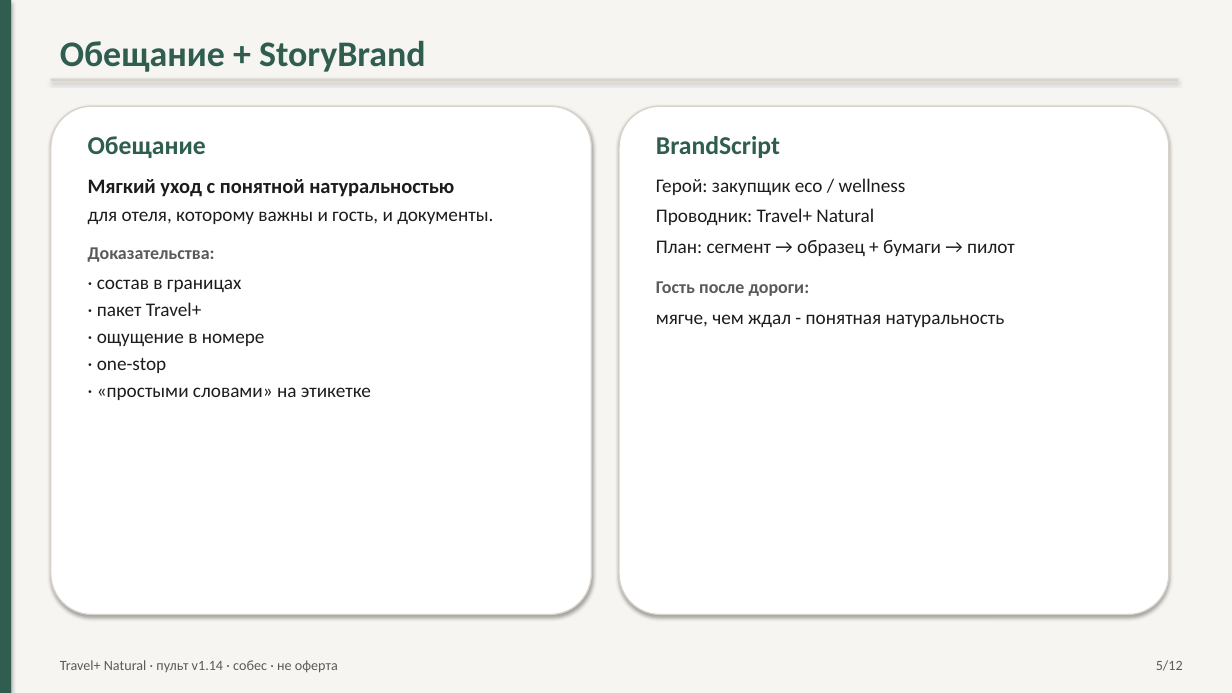
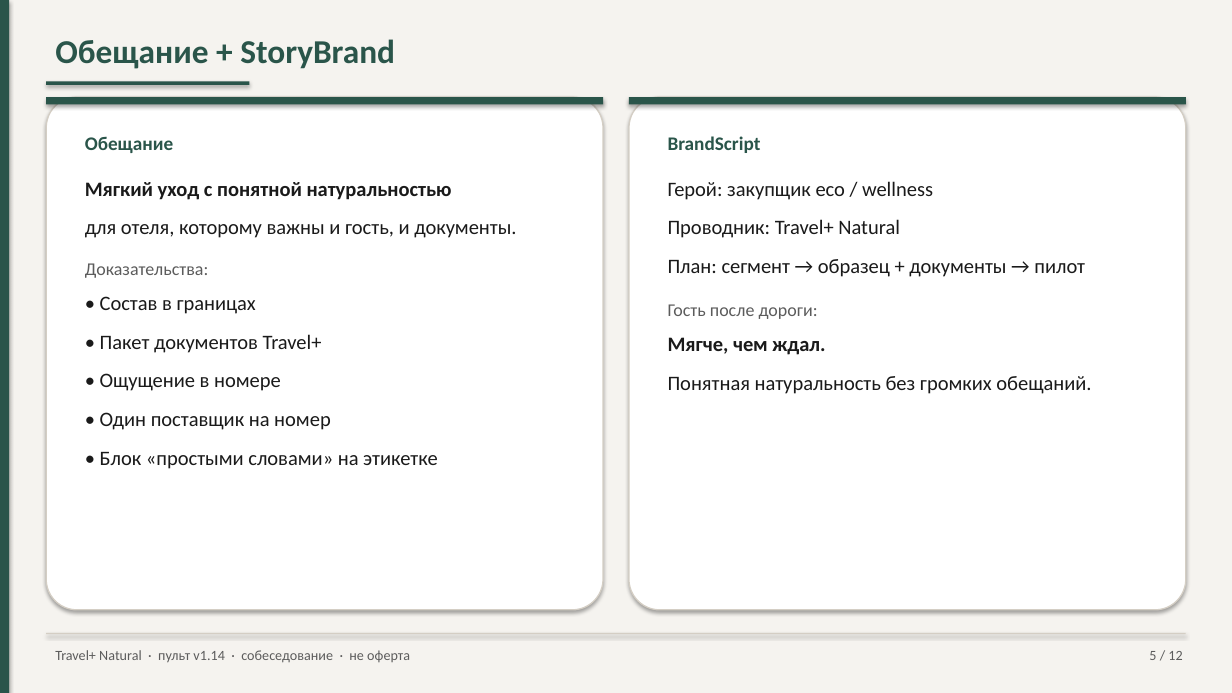
Before and after one commit to pagasbot-coder/Banya-Digital, a slide deck: slide 5 of knowledge-base/presentation-travelplus-interview.pptx. Drawn at 1232x693 pixels with LibreOffice and Linux fonts; fonts in the diff are those of the drawing. Boxes give left, top, right and bottom in pixels: in the first picture for what was removed or moved away, otherwise in the second. Text is boxed around its words. In the diff, an @@ line names an element or a change of style, - is before the commit and + after.

```diff
--- a/knowledge-base/presentation-travelplus-interview.pptx
+++ b/knowledge-base/presentation-travelplus-interview.pptx
@@ rectangle at (x1=0, y1=0, x2=1232, y2=693): fill #F7F5F2 to #F5F3EF @@
@@ rectangle at (x1=0, y1=0, x2=9, y2=693): fill #2F5D50 to #2A554A @@
@@ text "Обещание + StoryBrand" at (x1=55, y1=39, x2=395, y2=69): size 28 to 26 pt, text colour #2F5D50 to #2A554A @@
@@ rectangle added at (x1=46, y1=81, x2=250, y2=85), fill #2A554A @@
@@ rectangle removed at (x1=51, y1=79, x2=1178, y2=81) @@
@@ rounded rectangle resized from (x1=619, y1=106, x2=1169, y2=615) to (x1=46, y1=97, x2=604, y2=610) @@
@@ rounded rectangle at (x1=46, y1=97, x2=604, y2=610): outline #D8D2C8 1 pt to #D4CEC4 1 pt; proportions changed @@
@@ rectangle added at (x1=46, y1=97, x2=604, y2=104), fill #2A554A @@
@@ rounded rectangle removed at (x1=51, y1=106, x2=592, y2=615) @@
@@ rounded rectangle added at (x1=629, y1=97, x2=1187, y2=610), fill #FFFFFF, outline #D4CEC4 1 pt @@
@@ rectangle added at (x1=629, y1=97, x2=1187, y2=104), fill #2A554A @@
@@ text at (x1=85, y1=137, x2=516, y2=278): size 20 to 15 pt, text colour #2F5D50 to #2A554A in "Обещание"; text colour #1C1C1C to #1A1A1A in "Мягкий уход с понятной натуральностью", "для отеля, которому важны и гость, и ..."; size 15 to 16 pt in "для отеля, которому важны и гость, и ..."; text colour #5A5A5A to #5C5C5C, bold off in "Доказательства:"; line spacing 1 to 1.15; more space between paragraphs @@
@@ text "BrandScript" moved from (x1=656, y1=136, x2=1015, y2=327) to (x1=668, y1=136, x2=1091, y2=394) @@
@@ text at (x1=668, y1=136, x2=933, y2=319): size 20 to 15 pt, text colour #2F5D50 to #2A554A in "BrandScript"; size 15 to 16 pt, text colour #1C1C1C to #1A1A1A in "Герой: закупщик eco / wellness", "Проводник: Travel+ Natural"; text colour #5A5A5A to #5C5C5C, bold off in "Гость после дороги:"; line spacing 1 to 1.15; more space between paragraphs @@
@@ text at (x1=668, y1=259, x2=1085, y2=277): text changed; size 15 to 16 pt; text colour #1C1C1C to #1A1A1A @@
-План: сегмент → образец + бумаги → пилот
+План: сегмент → образец + документы → пилот
@@ text at (x1=100, y1=296, x2=438, y2=469): text changed; size 15 to 16 pt; text colour #1C1C1C to #1A1A1A @@
-· состав в границах
-· пакет Travel+
-· ощущение в номере
-· one-stop
-· «простыми словами» на этикетке
+• Состав в границах
+• Пакет документов Travel+
+• Ощущение в номере
+• Один поставщик на номер
+• Блок «простыми словами» на этикетке
@@ text at (x1=668, y1=337, x2=1091, y2=394): text changed; size 15 to 16 pt; text colour #1C1C1C to #1A1A1A @@
-мягче, чем ждал - понятная натуральность
+Мягче, чем ждал.
+Понятная натуральность без громких обещаний.
@@ rectangle added at (x1=46, y1=633, x2=1186, y2=634), fill #D4CEC4 @@
@@ text at (x1=55, y1=650, x2=410, y2=662): text changed; text colour #5A5A5A to #5C5C5C @@
-Travel+ Natural · пульт v1.14 · собес · не оферта
+Travel+ Natural · пульт v1.14 · собеседование · не оферта
@@ text at (x1=1149, y1=651, x2=1182, y2=660): text changed; text colour #5A5A5A to #5C5C5C @@
-5/12
+5 / 12
```
Also in this commit, not shown: 11 other slides changed, 10 other files.
